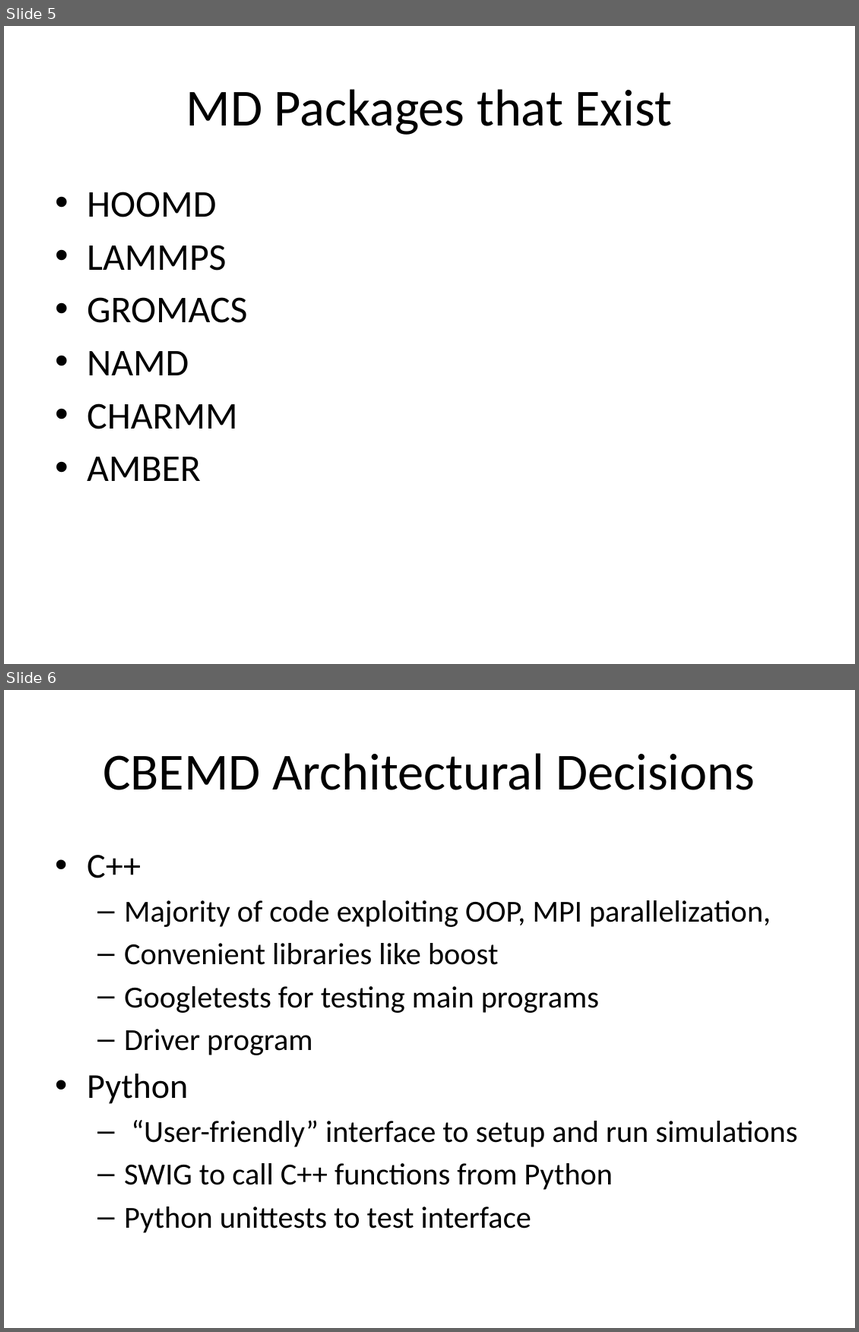
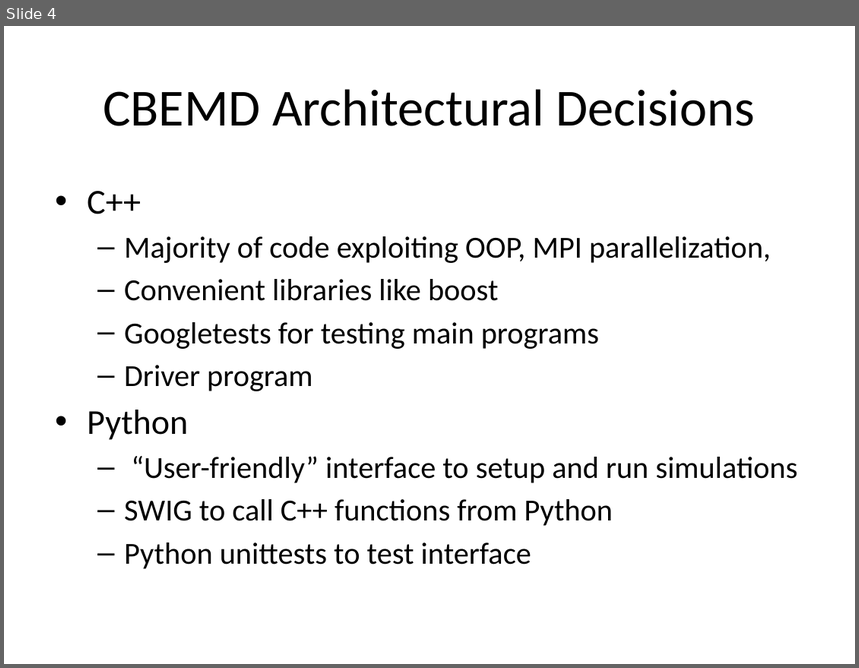
Before and after one commit to PrincetonUniversity/PrincetonCBEMDMPI, a slide deck: designreview/designreview.pptx. Shown one above the other, each under a label of ours: slides 5 and 6 before the commit, slide 4 after it. The pictures are 859x1332 and 859x668 pixels, drawn with LibreOffice and Linux fonts; fonts in the diff are those of the drawing. Boxes give left, top, right and bottom in pixels: in the first picture for what was removed or moved away, otherwise in the second. Text is boxed around its words. In the diff, an @@ line names an element or a change of style, - is before the commit and + after.

```diff
--- a/designreview/designreview.pptx
+++ b/designreview/designreview.pptx
@@ slide 5 removed at bbox=[4, 26, 855, 664], background #FFFFFF @@
@@ title removed at bbox=[186, 89, 672, 135] @@
-MD Packages that Exist
@@ text removed at bbox=[87, 192, 247, 481] @@
-• HOOMD
-• LAMMPS
-• GROMACS
-• NAMD
-• CHARMM
-• AMBER
@@ what was slide 6 is now slide 4 @@
```
Also in this commit, not shown: 1 slide changed, 3 slides added, 8 other slides removed.
